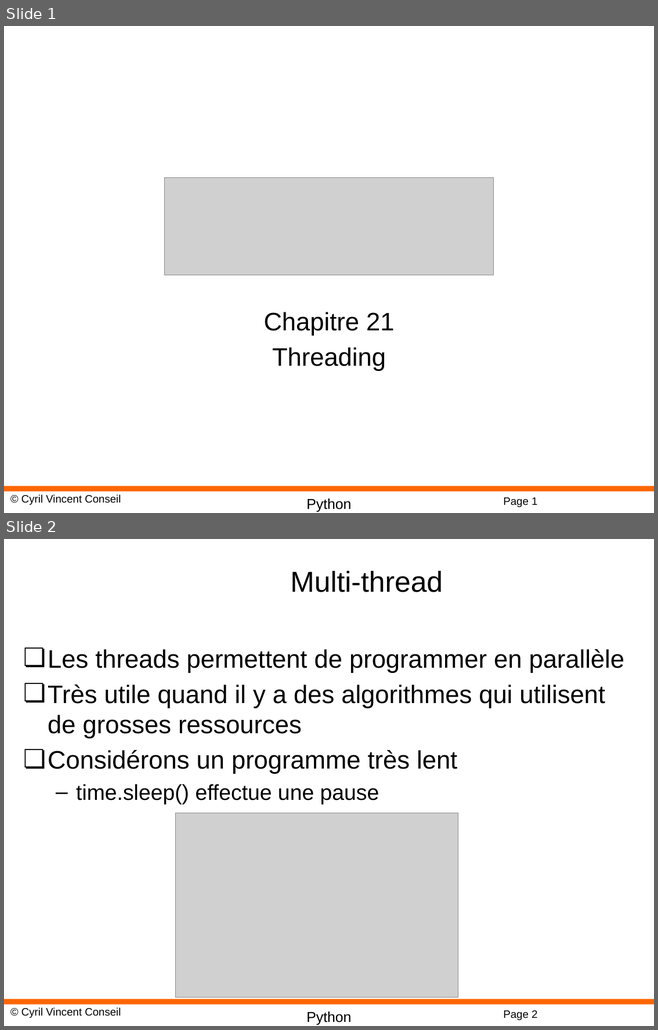
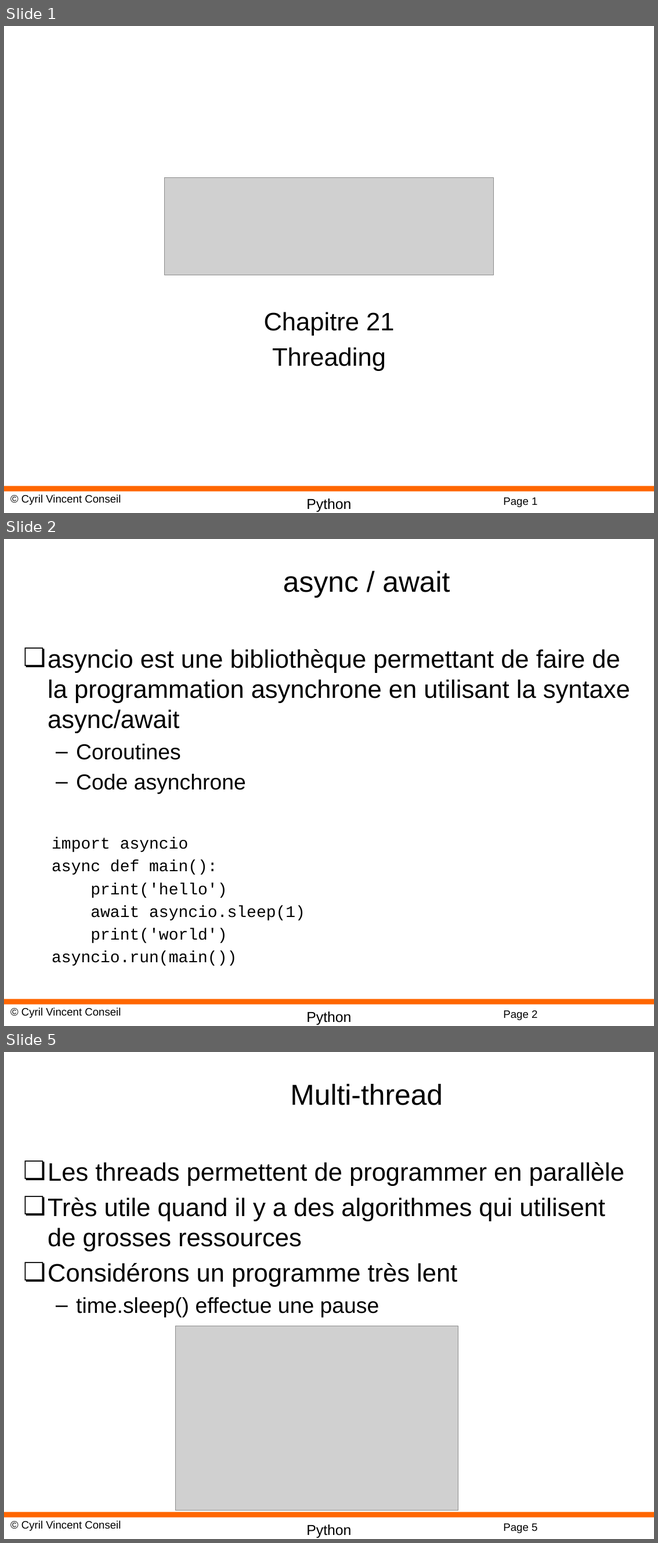
Before and after one commit to cyrilvincent/python-advanced, a slide deck: PPT/Python21-Threading.pptx. Shown one above the other, each under a label of ours: slides 1 and 2 before the commit, slides 1, 2 and 5 after it; the slides between them are not shown. The pictures are 658x1030 and 658x1543 pixels, drawn with LibreOffice and Linux fonts; fonts in the diff are those of the drawing; grey boxes stand for pictures; background and template pictures are left out. Boxes give left, top, right and bottom in pixels: in the first picture for what was removed or moved away, otherwise in the second. Text is boxed around its words. In the diff, an @@ line names an element or a change of style, - is before the commit and + after.

```diff
--- a/PPT/Python21-Threading.pptx
+++ b/PPT/Python21-Threading.pptx
@@ slide 2 added at (x1=4, y1=539, x2=654, y2=1026), background #FFFFFF; not listed: 4 template elements that a slide beside it also shows @@
@@ title added at (x1=283, y1=571, x2=449, y2=598), 32 pt, text #000000 @@
+async / await
@@ text added at (x1=48, y1=649, x2=630, y2=966), 28 pt, text #000000 @@
+❏ asyncio est une bibliothèque permettant de faire de la programmation asynchrone en utilisant la syntaxe async/await
+  – Coroutines
+  – Code asynchrone
+  import asyncio
+  async def main():
+  print('hello')
+  await asyncio.sleep(1)
+  print('world')
+  asyncio.run(main())
@@ what was slide 2 is now slide 5 @@
@@ page number at (x1=503, y1=1524, x2=537, y2=1533): text changed @@
-Page 2
+Page 5
```
Also in this commit, not shown: 2 other slides added, 29 other files.
